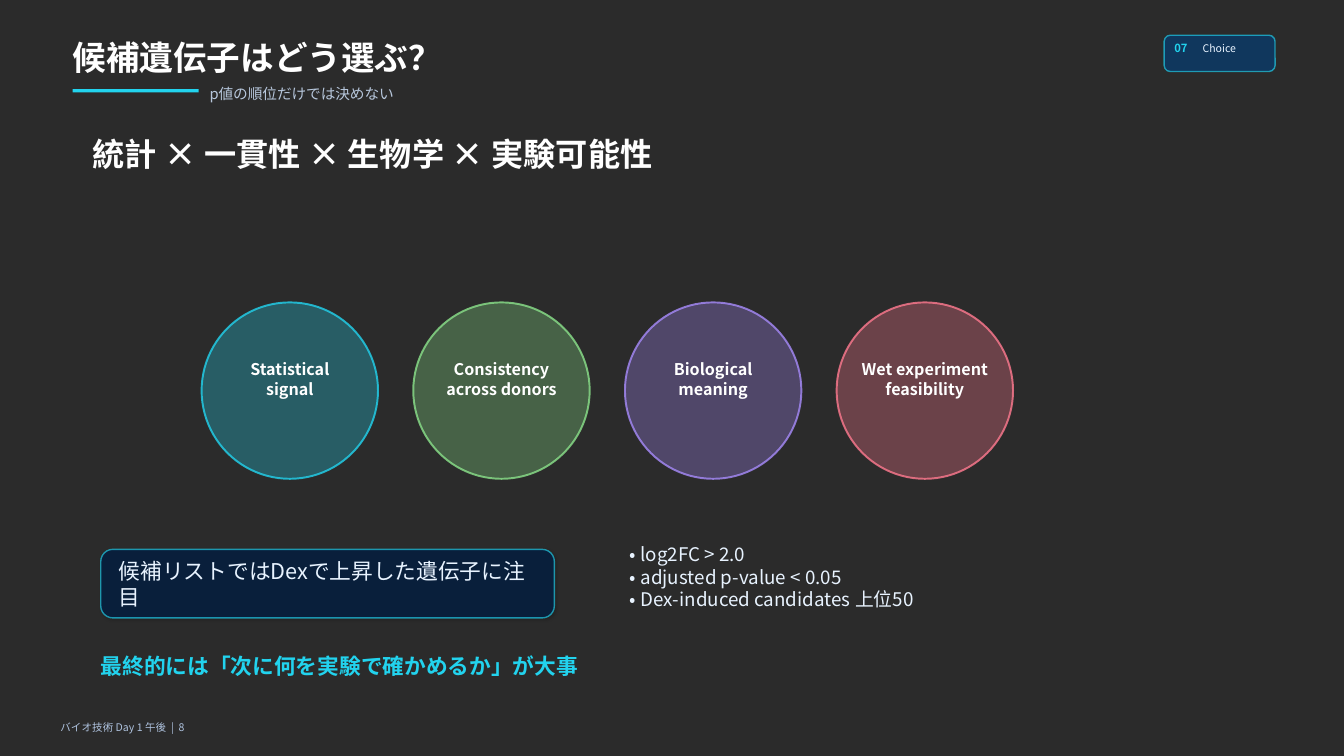
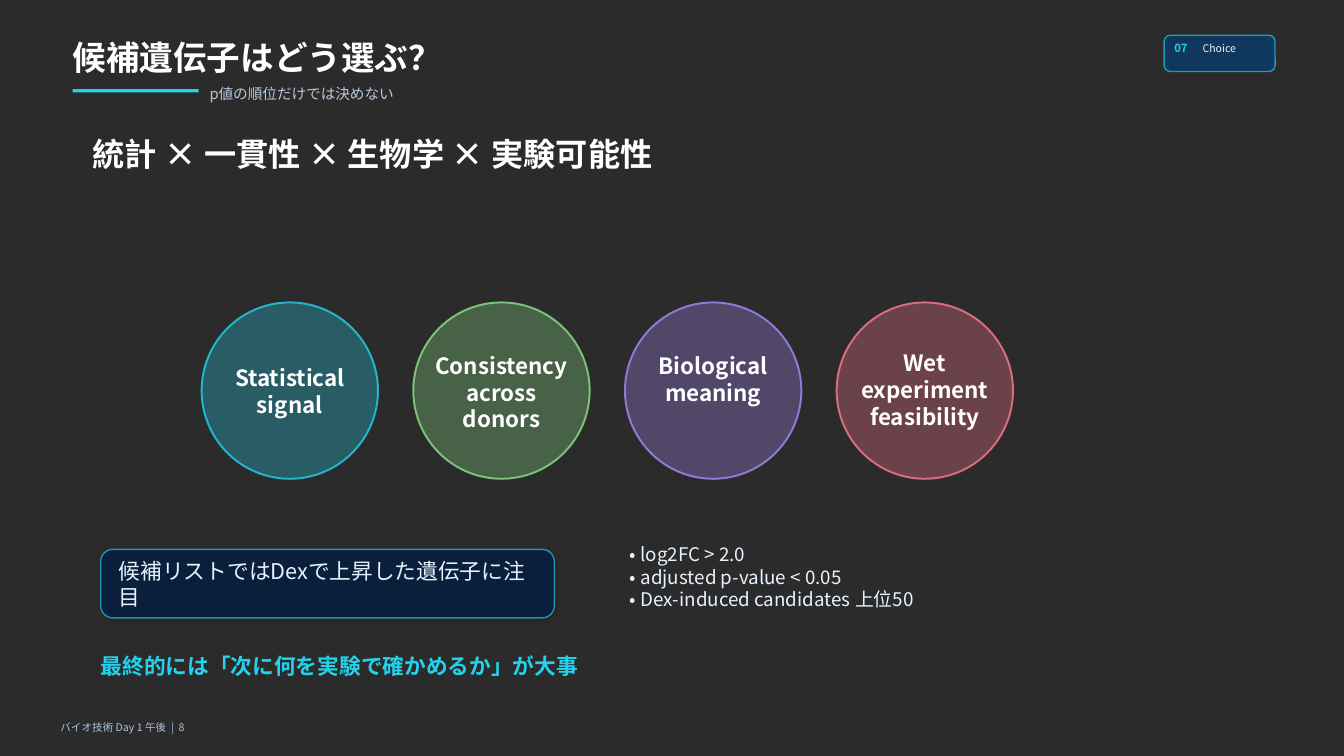
Before and after one commit to iwata97/bioinfo_2026, a slide deck: slide 5 of bioinformatics_day1_PM.pptx (slide 8 before the commit). Drawn at 1344x756 pixels with LibreOffice and Linux fonts; fonts in the diff are those of the drawing; background and template pictures are left out; a plain dark background stands for a picture behind light text. Boxes give left, top, right and bottom in pixels: in the first picture for what was removed or moved away, otherwise in the second. Text is boxed around its words. In the diff, an @@ line names an element or a change of style, - is before the commit and + after.

```diff
--- a/bioinformatics_day1_PM.pptx
+++ b/bioinformatics_day1_PM.pptx
@@ text "Consistency": place and size @@
-text "Consistency" at bbox=[446, 362, 557, 395]
+text "Consistency" at bbox=[435, 356, 567, 428]
@@ size 11.5 to 16 pt in 4 elements at bbox=[659, 356, 768, 406], bbox=[235, 368, 344, 419], bbox=[435, 356, 567, 428], bbox=[861, 354, 988, 430] @@
@@ text "Wet experiment": place and size @@
-text "Wet experiment" at bbox=[862, 362, 988, 399]
+text "Wet experiment" at bbox=[861, 354, 988, 430]
```
Also in this commit, not shown: 6 other slides changed, 3 slides removed, 2 other files.
